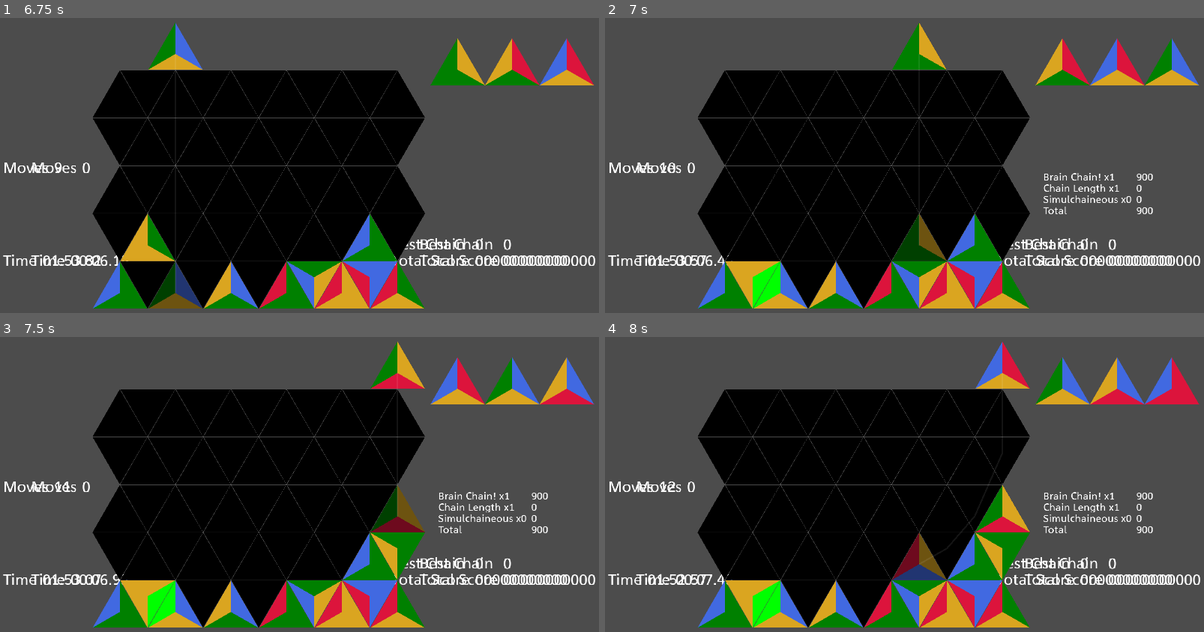
Above: before the commit, frames 1-4 (two rows, left to right).
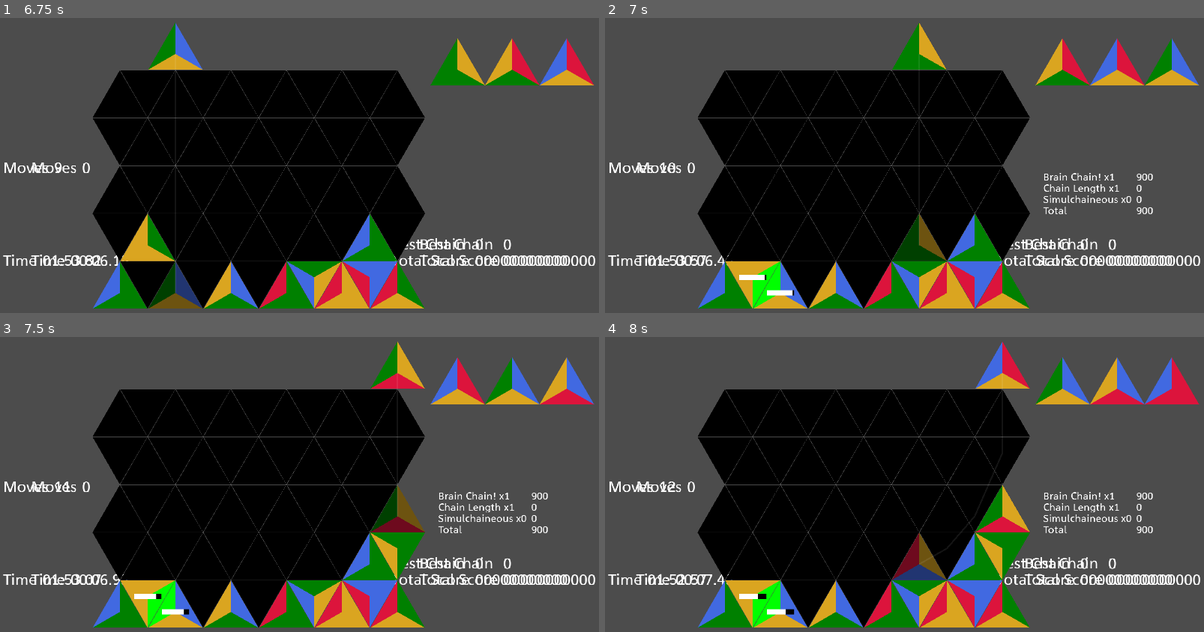
Above: after the commit, the same moments.

Repository: BoatsandJoes/tri-twist
Game: Godot game, scene res://scenes/ui/MainMenu.tscn
Two runs of this game, one before a commit and one after it. Both use one fixed random seed, a clock stepped at 60 frames per second and the inputs below.
Inputs:
- Up to frame 1 (6.75 s): click "Go go go" at 0.5 s; tap Enter (ui_accept) at 1.25, 1.52, 2.27, 3.77, 4.52, 5.27 s; hold D (right) 1.28-2.03 s; hold Keypad 6 (clockwise) 1.28-2.03 s; hold Down (ui_down) 2.03-2.78 s; tap Keypad 7 (counterclockwise) every 1.5 s from 2.1 to 6.6 s; hold D (right) 2.78-3.53 s; hold Keypad 6 (clockwise) 2.78-3.53 s; hold Up (ui_up) 3.53-4.28 s; hold Keypad 6 (clockwise) 4.28-5.03 s; hold A (left) 4.28-5.78 s; hold Down (ui_down) 5.78-6.53 s; hold Keypad 6 (clockwise) 5.78-6.53 s; hold D (right) from 6.53 s (still down)
- Up to frame 2 (7 s): keep holding D (right); tap Enter (ui_accept) at 6.77 s
- Up to frame 3 (7.5 s): release D (right) at 7.28 s; hold Up (ui_up) from 7.28 s (still down); hold Keypad 6 (clockwise) from 7.28 s (still down)
- Up to frame 4 (8 s): keep holding Up (ui_up); keep holding Keypad 6 (clockwise); tap Enter (ui_accept) at 7.52 s

Frame 1 is identical in both runs. In frame 2, 0.2% of the frame differs, in the area x 22-32%, y 87-95%; in frame 3, 0.2%; in frame 4, 0.2%.

Commit message:
Added chain timer effect. Fixed some game end/restart bugs.

Diff:
--- a/scenes/GameScene.gd
+++ b/scenes/GameScene.gd
@@ -33,6 +33,9 @@
 func get_chains():
 	return hud.get_node("HBoxContainer/VBoxContainer/HBoxContainer/ComboDisplay").combos
 
+func has_chain(chainKey):
+	return hud.get_node("HBoxContainer/VBoxContainer/HBoxContainer/ComboDisplay").combos.has(chainKey)
+
 func get_chain(chainKey) -> Dictionary:
 	if hud.get_node("HBoxContainer/VBoxContainer/HBoxContainer/ComboDisplay").combos.has(chainKey):
 		return hud.get_node("HBoxContainer/VBoxContainer/HBoxContainer/ComboDisplay").combos.get(chainKey)
@@ -62,6 +65,10 @@
 func _on_HUD_end_game():
 	# Freeze input
 	triangleDropper.set_process_input(false)
+	triangleDropper.leftPressed = false
+	triangleDropper.rightPressed = false
+	triangleDropper.get_node("DasTimer").stop()
+	triangleDropper.get_node("ArrTimer").stop()
 	# Clear all chains.
 	triangleDropper.gameGrid.set_off_chains()
 	var timer = Timer.new()
--- a/scenes/TriangleCell.gd
+++ b/scenes/TriangleCell.gd
@@ -33,7 +33,9 @@
 
 # Called when the node enters the scene tree for the first time.
 func _ready():
-	pass
+	$ChainTimerBar.set_percent_visible(false)
+	$ChainTimerBar.hide()
+	$ClearTimer.wait_time = clearDelay
 
 func set_clear_scaling(value):
 	clearScaling = value
@@ -89,6 +91,10 @@
 		scale = Vector2(1, 1)
 		$CPUParticles2D.scale = Vector2(1, 1)
 		pointFacingUp = false
+	# Chain timer bar.
+	$ChainTimerBar.max_value = clearDelay
+	$ChainTimerBar.rect_size = Vector2(size / 2, size / 10)
+	$ChainTimerBar.rect_position = Vector2($ChainTimerBar.rect_position[0] - size / 4, $ChainTimerBar.rect_position[1] - size / 20)
 	# make empty
 	set_colors(colors.size() - 1, colors.size() - 1, colors.size() - 1)
 
@@ -228,7 +234,6 @@
 
 func clear(edge: int):
 	wasHardDroppedMostRecently = false
-	$ClearTimer.wait_time = clearDelay
 	tumbleDirection = Direction.VERTICAL
 	$GravityTimer.stop()
 	$ClearTimer.stop()
@@ -590,7 +595,10 @@
 func _process(delta):
 	if !$ClearTimer.is_stopped():
 		#TODO apply effect.
-		pass
+		$ChainTimerBar.show()
+		$ChainTimerBar.value = $ClearTimer.time_left
+	else:
+		$ChainTimerBar.hide()
 
 func _on_ClearTimer_timeout():
 	# visual effect
--- a/scenes/TriangleCell.tscn
+++ b/scenes/TriangleCell.tscn
@@ -1,6 +1,12 @@
-[gd_scene load_steps=2 format=2]
+[gd_scene load_steps=4 format=2]
 
 [ext_resource path="res://scenes/TriangleCell.gd" type="Script" id=1]
+
+[sub_resource type="StyleBoxFlat" id=3]
+bg_color = Color( 1, 1, 1, 1 )
+
+[sub_resource type="StyleBoxFlat" id=2]
+bg_color = Color( 0, 0, 0, 1 )
 
 [node name="TriangleCell" type="Area2D"]
 script = ExtResource( 1 )
@@ -29,6 +35,13 @@
 [node name="GravityTimer" type="Timer" parent="."]
 wait_time = 0.2
 one_shot = true
+
+[node name="ChainTimerBar" type="ProgressBar" parent="."]
+margin_right = 4.0
+margin_bottom = 14.0
+custom_styles/fg = SubResource( 3 )
+custom_styles/bg = SubResource( 2 )
+value = 1.0
 [connection signal="mouse_entered" from="." to="." method="_on_TriangleCell_mouse_entered"]
 [connection signal="mouse_exited" from="." to="." method="_on_TriangleCell_mouse_exited"]
 [connection signal="timeout" from="ClearTimer" to="." method="_on_ClearTimer_timeout"]
--- a/scenes/ui/PausePopup.gd
+++ b/scenes/ui/PausePopup.gd
@@ -85,6 +85,7 @@
 
 func _on_Restart_pressed():
 	get_tree().paused = false
+	get_parent().set_process_input(true)
 	get_tree().reload_current_scene()
 
 func _on_BackToMain_pressed():
--- a/scenes/ui/PausePopup.tscn
+++ b/scenes/ui/PausePopup.tscn
@@ -116,4 +116,5 @@
 custom_fonts/font = SubResource( 7 )
 text = "<"
 [connection signal="pressed" from="VBoxContainer/HBoxContainer2/Buttons/Resume" to="." method="_on_Resume_pressed"]
+[connection signal="pressed" from="VBoxContainer/HBoxContainer2/Buttons/Restart" to="." method="_on_Restart_pressed"]
 [connection signal="pressed" from="VBoxContainer/HBoxContainer2/Buttons/BackToMain" to="." method="_on_BackToMain_pressed"]
Not shown, changed: notes/notes.txt
